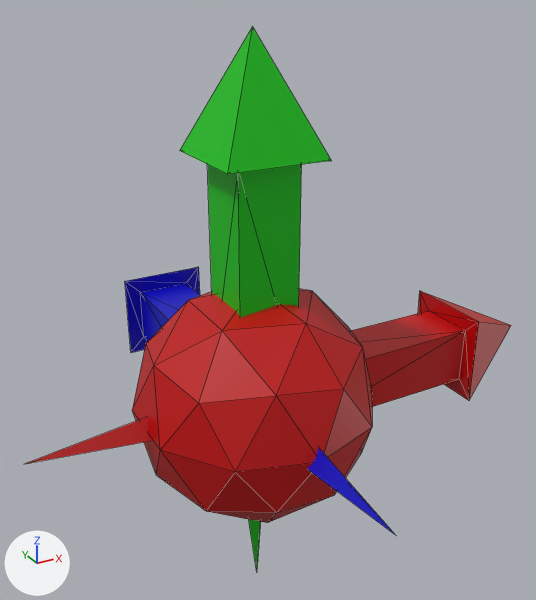
The COLLADA model Assets/General.Intermediate/Models/compass.dae, before and after one commit.
Before and after are seen from a 50 mm camera at (-2.46, -4.68, 3.2) aimed at (0.43, 0.58, 0.57). The axes (+X, +Y, +Z) are drawn at lower left. The lights are the same throughout. Mesh edges are drawn as thin lines.

The older version as bpy lines, for what is in view:
```python
me_directxcompass = bpy.data.meshes.new('DirectXCompass')
me_directxcompass.from_pydata(...)  # 89 vertices, 158 faces; spans x -1.87..2.88, y -1.87..2.88, z -1.87..2.88
# faces by material slot: [106, 24, 28]
me_directxcompass.materials.append(mat_red)  # red #c10000
me_directxcompass.materials.append(mat_green)  # green #00c100
me_directxcompass.materials.append(mat_blue)  # blue #0000c1
ob_directxcompass = bpy.data.objects.new('DirectXCompass', me_directxcompass)
ob_directxcompass.location = (0.0, 0.0, 0.0)
```
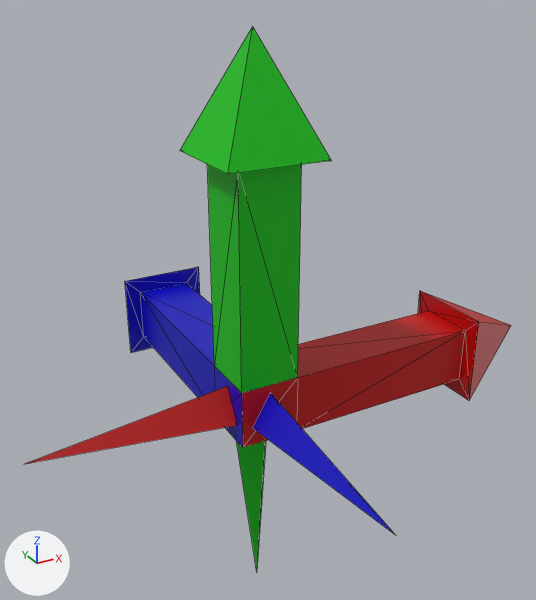
Changed parts and their boxes (x1, y1, x2, y2) in the pictures (536 x 600 px):
part 1 of me_directxcompass, deleted (red): before (132, 289, 372, 523)

The change in detail:
me_directxcompass has 89 vertices, 158 faces and spans x -1.87..2.88, y -1.87..2.88, z -1.87..2.88.
me_directxcompass is used by ob_directxcompass; location (0.0, 0.0, 0.0).
me_directxcompass part 1: the loose piece of 42 vertices spanning x -0.95..0.95, y -1.0..1.0, z -1.0..1.0 is deleted.
